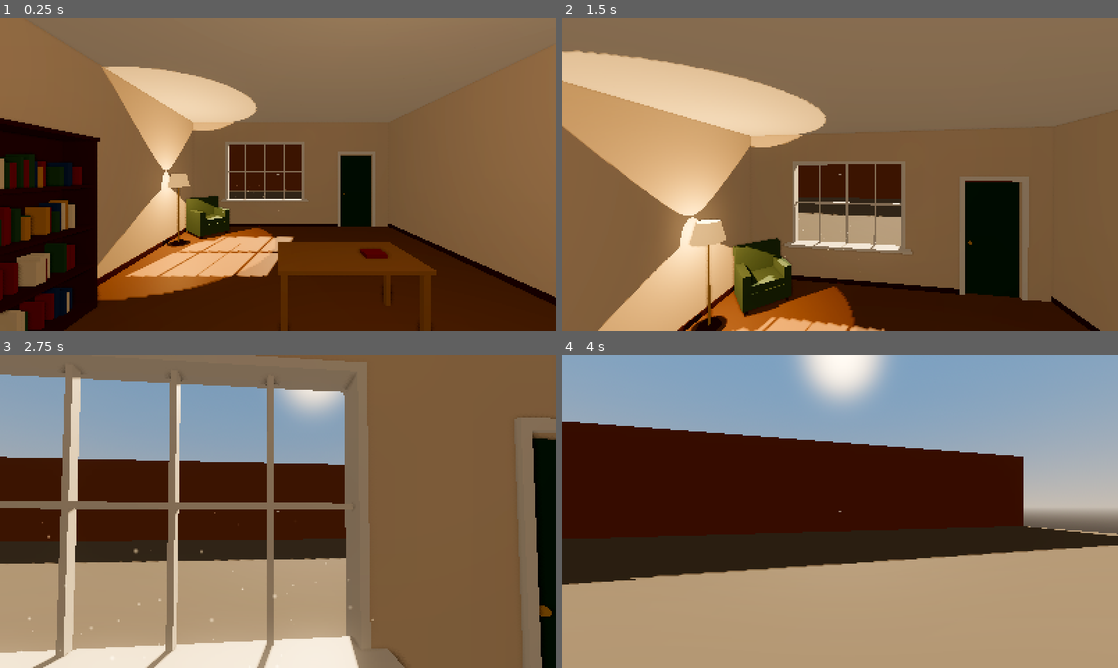
Above: before the commit, frames 1-4 (two rows, left to right).
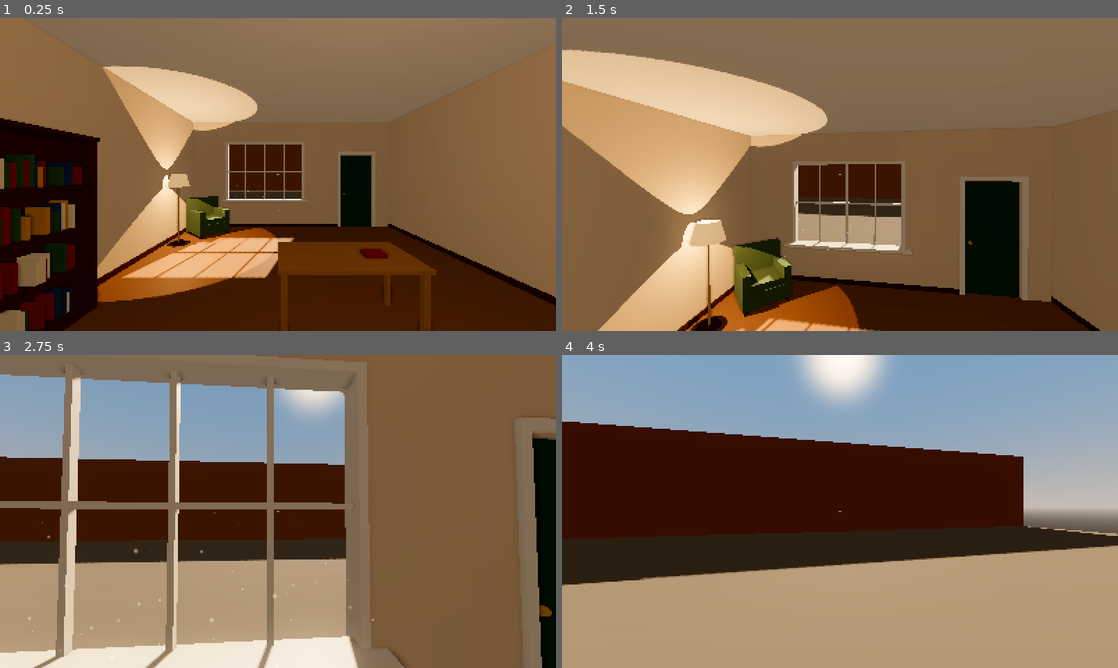
Above: after the commit, the same moments.

Repository: muschel99/Buecherei-Game
Game: Godot game, scene res://scenes/main.tscn
Same seed, same stepped clock (60 frames per second), same inputs: the game is played once before the commit and once after it.
Inputs (mouse positions are in pixels of both pictures, inside the frame that each line leads up to):
- Up to frame 1 (0.25 s): no input
- Up to frame 2 (1.5 s): tap Enter at 0.5 s; move the mouse to (867, 174) at 0.52 s; hold X (build_delete) 0.53-1.28 s; hold W (move_forward) from 0.53 s (still down); tap Space (jump) at 0.77 s; move the mouse to (812, 174) at 1.27 s; tap Shift (build_paint_all) at 1.35 s
- Up to frame 3 (2.75 s): keep holding W (move_forward); tap Space (jump) at 1.52 s; move the mouse to (289, 505) at 2.02 s; press the mouse at (289, 505) at 2.03 s
- Up to frame 4 (4 s): keep holding W (move_forward); move the mouse to (834, 517) at 2.77 s; release the mouse at (834, 517) at 2.78 s; tap Mouse wheel up (build_rotate) at 2.85 s; tap Space (jump) at 3.02, 3.77 s; move the mouse to (878, 514) at 3.52 s; hold Mouse wheel down (build_rotate_back) from 3.53 s (still down)

The runs differ from the first frame. In frame 1, 1.0% of the frame differs, in the area x 17-53%, y 15-91%; in frame 2, 1.2%, in the area x 0-61%, y 9-100%; in frame 3, 0.3%; in frame 4, 0.5%.

Commit message:
Steuerung und Leistung, Teil 4: Bildrate, Grafikqualität, sparsame Schatten, FPS-Anzeige
- Einstellungen: Bildrate begrenzen (30/60/120/unbegrenzt, Standard 60), VSync an,
  Grafikqualität Niedrig/Mittel/Hoch, Bilder pro Sekunde anzeigen (F3); alles gespeichert
- Grafikstufen zentral in GameConfig.graphics_presets
- Nur wichtige Lampen werfen Schatten (LightSource.shadow_importance), Kerzen nie
- Im Pausenmenü höchstens 30 Bilder pro Sekunde

Co-Authored-By: Claude Opus 5.5 <noreply@anthropic.com>
Claude-Session: https://claude.ai/code/session_01Keur6F3CMQBeom8RpdfucG

Diff:
--- a/project.godot
+++ b/project.godot
@@ -122,6 +122,11 @@
 "events": [Object(InputEventKey,"resource_local_to_scene":false,"resource_name":"","device":-1,"window_id":0,"alt_press …(195 unchanged characters)…
 ]
 }
+toggle_fps={
+"deadzone": 0.2,
+"events": [Object(InputEventKey,"resource_local_to_scene":false,"resource_name":"","device":-1,"window_id":0,"alt_pressed":false,"shift_pressed":false,"ctrl_pressed":false,"meta_pressed":false,"pressed":false,"keycode":0,"physical_keycode":4194334,"key_label":0,"unicode":0,"location":0,"echo":false,"script":null)
+]
+}
 
 [layer_names]
 
--- a/scenes/furniture/chandelier.tscn
+++ b/scenes/furniture/chandelier.tscn
@@ -142,6 +142,7 @@
 
 [node name="Chandelier" type="Node3D" unique_id=2116531310]
 script = ExtResource("1_84gdd")
+shadow_importance = 2
 prompt_turn_on = "Lampe einschalten"
 prompt_turn_off = "Lampe ausschalten"
 
--- a/scenes/furniture/pendant_modern.tscn
+++ b/scenes/furniture/pendant_modern.tscn
@@ -42,6 +42,7 @@
 
 [node name="PendantModern" type="Node3D" unique_id=133440862]
 script = ExtResource("1_dt8b3")
+shadow_importance = 2
 prompt_turn_on = "Lampe einschalten"
 prompt_turn_off = "Lampe ausschalten"
 
--- a/scenes/furniture/pendant_rattan.tscn
+++ b/scenes/furniture/pendant_rattan.tscn
@@ -45,6 +45,7 @@
 
 [node name="PendantRattan" type="Node3D" unique_id=1853813962]
 script = ExtResource("1_j071b")
+shadow_importance = 2
 prompt_turn_on = "Lampe einschalten"
 prompt_turn_off = "Lampe ausschalten"
 
--- a/scenes/main.tscn
+++ b/scenes/main.tscn
@@ -10,6 +10,7 @@
 [ext_resource type="Script" path="res://scripts/building/build_mode.gd" id="8_build_mode"]
 [ext_resource type="PackedScene" path="res://scenes/ui/build_ui.tscn" id="9_build_ui"]
 [ext_resource type="PackedScene" path="res://scenes/ui/style_meter.tscn" id="10_style_meter"]
+[ext_resource type="PackedScene" path="res://scenes/ui/fps_counter.tscn" id="11_fps"]
 
 [sub_resource type="ProceduralSkyMaterial" id="ProceduralSkyMaterial_sky"]
 sky_top_color = Color(0.42, 0.58, 0.78, 1)
@@ -100,6 +101,8 @@
 
 [node name="PauseMenu" parent="." instance=ExtResource("4_pause_menu")]
 
+[node name="FpsCounter" parent="." instance=ExtResource("11_fps")]
+
 [connection signal="interaction_target_changed" from="Player" to="HUD" method="_on_player_interaction_target_changed"]
 [connection signal="catalog_state_changed" from="BuildMode" to="HUD" method="_on_build_mode_catalog_state_changed"]
 [connection signal="cursor_icon_changed" from="BuildMode" to="HUD" method="_on_build_mode_cursor_icon_changed"]
--- /dev/null
+++ b/scenes/ui/fps_counter.tscn
@@ -0,0 +1,27 @@
+[gd_scene format=3]
+
+[ext_resource type="Script" path="res://scripts/ui/fps_counter.gd" id="1_fps"]
+
+[node name="FpsCounter" type="CanvasLayer"]
+process_mode = 3
+layer = 20
+script = ExtResource("1_fps")
+
+[node name="FpsLabel" type="Label" parent="."]
+unique_name_in_owner = true
+anchors_preset = 1
+anchor_left = 1.0
+anchor_right = 1.0
+offset_left = -140.0
+offset_top = 10.0
+offset_right = -14.0
+offset_bottom = 36.0
+grow_horizontal = 0
+mouse_filter = 2
+theme_override_colors/font_color = Color(1, 0.96, 0.88, 0.85)
+theme_override_colors/font_shadow_color = Color(0, 0, 0, 0.6)
+theme_override_constants/shadow_offset_x = 1
+theme_override_constants/shadow_offset_y = 1
+theme_override_font_sizes/font_size = 16
+text = "60 FPS"
+horizontal_alignment = 2
--- a/scenes/ui/pause_menu.tscn
+++ b/scenes/ui/pause_menu.tscn
@@ -130,6 +130,13 @@
 [node name="ActionRemove" type="Label" parent="ControlsPanel/VBox/KeyGrid"]
 text = "Im Gestaltungsmodus: Objekt entfernen"
 
+[node name="KeyFps" type="Label" parent="ControlsPanel/VBox/KeyGrid"]
+theme_override_colors/font_color = Color(0.96, 0.78, 0.48, 1)
+text = "F3"
+
+[node name="ActionFps" type="Label" parent="ControlsPanel/VBox/KeyGrid"]
+text = "Bilder pro Sekunde anzeigen"
+
 [node name="Key4" type="Label" parent="ControlsPanel/VBox/KeyGrid"]
 theme_override_colors/font_color = Color(0.96, 0.78, 0.48, 1)
 text = "Esc"
--- a/scripts/autoload/game_config.gd
+++ b/scripts/autoload/game_config.gd
@@ -126,6 +126,38 @@
 var autosave_delay: float = 1.5
 
 
+# --- Grafikstufen (Leistung) ---
+
+## Was die Grafikstufen Niedrig (0), Mittel (1) und Hoch (2) einschalten.
+## Welche Stufe gilt, wählt man im Spiel unter Esc → Einstellungen → Grafik.
+##   ssao            Umgebungsverdeckung (weiche Schatten in Ecken)
+##   ssao_half_size  SSAO in halber Auflösung berechnen (spart viel, sieht fast gleich aus)
+##   ssil            Indirektes Licht (Licht wird von Flächen zurückgeworfen) – sehr teuer
+##   volumetric_fog  Lichtstrahlen im Staub (z. B. am Fenster)
+##   fog_volume_size Genauigkeit der Lichtstrahlen (kleiner = schneller)
+##   msaa            Kantenglättung 0 / 2 / 4 (teurer), fxaa = einfache, günstige Glättung
+##   shadow_size     Schattenauflösung in Pixeln (größer = schärfer, teurer)
+##   soft_shadows    Weichheit der Schattenkanten 0 = hart, 1 = niedrig, 2 = mittel
+##   lamp_shadows    0 = Lampen ohne Schatten, 1 = nur wichtige Lampen (Steh- und Tischlampen),
+##                   2 = auch Deckenlampen. Kerzen und Laternen werfen nie eigene Schatten.
+##   cube_shadows    Lampenschatten in voller Qualität (6 statt 2 Durchgänge je Lampe)
+##   dust_amount     Anteil der Staubteilchen im Lichtstrahl (1 = alle)
+##   render_scale    Auflösung der 3D-Ansicht (1 = voll, 0.8 = etwas weicher, schneller)
+var graphics_presets: Array[Dictionary] = [
+	{"ssao": false, "ssao_half_size": true, "ssil": false, "volumetric_fog": false, "fog_volume_size": 48,
+		"msaa": 0, "fxaa": true, "shadow_size": 1024, "soft_shadows": 0, "lamp_shadows": 0,
+		"cube_shadows": false, "dust_amount": 0.5, "render_scale": 0.8},
+	{"ssao": true, "ssao_half_size": true, "ssil": false, "volumetric_fog": true, "fog_volume_size": 48,
+		"msaa": 0, "fxaa": true, "shadow_size": 2048, "soft_shadows": 1, "lamp_shadows": 1,
+		"cube_shadows": false, "dust_amount": 1.0, "render_scale": 1.0},
+	{"ssao": true, "ssao_half_size": false, "ssil": true, "volumetric_fog": true, "fog_volume_size": 64,
+		"msaa": 2, "fxaa": false, "shadow_size": 4096, "soft_shadows": 2, "lamp_shadows": 2,
+		"cube_shadows": true, "dust_amount": 1.0, "render_scale": 1.0},
+]
+## Höchstens so viele Bilder pro Sekunde, solange das Pausenmenü offen ist (spart Strom).
+var paused_max_fps: int = 30
+
+
 # --- Menü und Fenster ---
 
 ## Spiel automatisch pausieren, wenn das Spielfenster in den Hintergrund rückt.
--- a/scripts/autoload/settings.gd
+++ b/scripts/autoload/settings.gd
@@ -29,7 +29,16 @@
 		"type": "resolution", "default": "1600x900"},
 	{"key": "display/vsync", "section": "Bildschirm", "label": "VSync",
 		"type": "toggle", "default": true},
+	{"key": "display/max_fps", "section": "Bildschirm", "label": "Bildrate begrenzen",
+		"type": "choice", "options": ["30", "60", "120", "unbegrenzt"], "default": 1},
+	{"key": "graphics/quality", "section": "Grafik", "label": "Grafikqualität",
+		"type": "choice", "options": ["Niedrig", "Mittel", "Hoch"], "default": 1},
+	{"key": "graphics/show_fps", "section": "Grafik", "label": "Bilder pro Sekunde anzeigen (F3)",
+		"type": "toggle", "default": false},
 ]
+
+## Bildraten zur Auswahl "Bildrate begrenzen" (0 = unbegrenzt).
+const MAX_FPS_OPTIONS: Array[int] = [30, 60, 120, 0]
 
 var _values := {}
 
@@ -85,6 +94,41 @@
 		"display/vsync":
 			var vsync := DisplayServer.VSYNC_ENABLED if get_value(key) else DisplayServer.VSYNC_DISABLED
 			DisplayServer.window_set_vsync_mode(vsync)
+		"display/max_fps":
+			apply_frame_limit()
+		"graphics/quality":
+			_apply_graphics_quality()
+
+
+## Bildrate begrenzen. Im Pausenmenü zusätzlich auf GameConfig.paused_max_fps.
+func apply_frame_limit() -> void:
+	var limit := MAX_FPS_OPTIONS[clampi(int(get_value("display/max_fps")), 0, MAX_FPS_OPTIONS.size() - 1)]
+	if get_tree().paused and GameConfig.paused_max_fps > 0:
+		limit = GameConfig.paused_max_fps if limit == 0 else mini(limit, GameConfig.paused_max_fps)
+	Engine.max_fps = limit
+
+
+## Werte der gewählten Grafikstufe (siehe GameConfig.graphics_presets).
+func get_graphics_preset() -> Dictionary:
+	var level := clampi(int(get_value("graphics/quality")), 0, GameConfig.graphics_presets.size() - 1)
+	return GameConfig.graphics_presets[level]
+
+
+## Alles, was nicht zu einer bestimmten Szene gehört: Schattenauflösung, Kantenglättung,
+## 3D-Auflösung. Umgebung (SSAO, Nebel …) und Lampen reagieren selbst auf setting_changed.
+func _apply_graphics_quality() -> void:
+	var preset := get_graphics_preset()
+	var viewport := get_tree().root
+	var size: int = preset.shadow_size
+	RenderingServer.directional_shadow_atlas_set_size(size, true)
+	viewport.positional_shadow_atlas_size = size
+	var filter: int = [RenderingServer.SHADOW_QUALITY_HARD, RenderingServer.SHADOW_QUALITY_SOFT_LOW,
+		RenderingServer.SHADOW_QUALITY_SOFT_MEDIUM][clampi(preset.soft_shadows, 0, 2)]
+	RenderingServer.directional_soft_shadow_filter_set_quality(filter)
+	RenderingServer.positional_soft_shadow_filter_set_quality(filter)
+	viewport.msaa_3d = {0: Viewport.MSAA_DISABLED, 2: Viewport.MSAA_2X, 4: Viewport.MSAA_4X}.get(int(preset.msaa), Viewport.MSAA_DISABLED)
+	viewport.screen_space_aa = Viewport.SCREEN_SPACE_AA_FXAA if preset.fxaa else Viewport.SCREEN_SPACE_AA_DISABLED
+	viewport.scaling_3d_scale = preset.render_scale
 
 
 ## Vollbild nutzt die Auflösung des Bildschirms; im Fenster gilt die gewählte Auflösung.
--- a/scripts/main.gd
+++ b/scripts/main.gd
@@ -1,7 +1,32 @@
 extends Node3D
-## Hauptszene. Lädt beim Start den gespeicherten Spielstand (falls vorhanden).
+## Hauptszene. Lädt beim Start den gespeicherten Spielstand (falls vorhanden) und
+## stellt die Effekte der Umgebung passend zur gewählten Grafikstufe ein.
+
+@onready var _environment: Environment = $WorldEnvironment.environment
+@onready var _dust: GPUParticles3D = $GroundFloorRoom/WindowDust
+
+var _dust_amount: int = 0
 
 
 func _ready() -> void:
+	_dust_amount = _dust.amount
+	_apply_graphics_quality()
+	Settings.setting_changed.connect(_on_setting_changed)
 	# Alle Knoten der Szene sind jetzt bereit – also können sie ihre Daten übernehmen
 	SaveManager.load_game()
+
+
+func _on_setting_changed(key: String, _value: Variant) -> void:
+	if key == "graphics/quality":
+		_apply_graphics_quality()
+
+
+## Aufwändige Effekte je nach Grafikstufe (Werte in GameConfig.graphics_presets).
+func _apply_graphics_quality() -> void:
+	var preset := Settings.get_graphics_preset()
+	_environment.ssao_enabled = preset.ssao
+	_environment.ssil_enabled = preset.ssil
+	_environment.volumetric_fog_enabled = preset.volumetric_fog
+	RenderingServer.environment_set_ssao_quality(RenderingServer.ENV_SSAO_QUALITY_MEDIUM, preset.ssao_half_size, 0.5, 2, 50.0, 300.0)
+	RenderingServer.environment_set_volumetric_fog_volume_size(preset.fog_volume_size, preset.fog_volume_size)
+	_dust.amount = maxi(1, roundi(_dust_amount * preset.dust_amount))
--- a/scripts/objects/light_source.gd
+++ b/scripts/objects/light_source.gd
@@ -25,8 +25,18 @@
 ## Hinweistext zum Ausschalten (leer = Standardtext).
 @export var prompt_turn_off: String = ""
 
+enum ShadowImportance {
+	NONE,  ## Wirft nie Schatten
+	IMPORTANT,  ## Wirft ab Grafikstufe "Mittel" Schatten (z. B. Stehlampen)
+	OPTIONAL,  ## Wirft nur bei Grafikstufe "Hoch" Schatten (z. B. Deckenlampen)
+}
+## Wie wichtig die Schatten dieser Lampe sind (Schatten kosten viel Rechenleistung).
+## Lichter, die in der Szene ohne Schatten angelegt sind (Kerzen), bleiben immer ohne.
+@export var shadow_importance: ShadowImportance = ShadowImportance.IMPORTANT
+
 var _lights: Array[Light3D] = []
 var _light_energy: Array[float] = []
+var _light_has_shadow: Array[bool] = []
 var _glow_meshes: Array[MeshInstance3D] = []
 var _glow_materials: Array[StandardMaterial3D] = []
 var _glow_energy: Array[float] = []
@@ -40,6 +50,7 @@
 	for node in find_children("*", "Light3D", true, false):
 		_lights.append(node)
 		_light_energy.append(node.light_energy)
+		_light_has_shadow.append(node.shadow_enabled)
 	for node in find_children("*", "MeshInstance3D", true, false):
 		var material := node.material_override as StandardMaterial3D
 		if material and material.emission_enabled:
@@ -57,6 +68,27 @@
 				_interactable.interacted.connect(_on_interactable_interacted)
 			break
 	_apply_state(false)
+	_apply_shadow_quality()
+	Settings.setting_changed.connect(_on_setting_changed)
+
+
+func _on_setting_changed(key: String, _value: Variant) -> void:
+	if key == "graphics/quality":
+		_apply_shadow_quality()
+
+
+## Schatten je nach Grafikstufe: nur wichtige Lampen, und günstigere Schattenart.
+func _apply_shadow_quality() -> void:
+	var preset := Settings.get_graphics_preset()
+	var level: int = preset.lamp_shadows
+	var allowed := shadow_importance != ShadowImportance.NONE and int(shadow_importance) <= level
+	for i in _lights.size():
+		_lights[i].shadow_enabled = _light_has_shadow[i] and allowed
+		if _lights[i] is OmniLight3D:
+			# Würfel = 6 Durchgänge je Lampe, Doppel-Paraboloid = 2 (etwas ungenauer)
+			# (der einfache Renderer "Compatibility" kennt nur Würfel-Schatten)
+			var cube: bool = preset.cube_shadows or RenderingServer.get_current_rendering_method() == "gl_compatibility"
+			_lights[i].omni_shadow_mode = OmniLight3D.SHADOW_CUBE if cube else OmniLight3D.SHADOW_DUAL_PARABOLOID
 
 
 ## Elektrische Lampe? (nur die schaltet der Lichtschalter, siehe GameConfig)
--- /dev/null
+++ b/scripts/ui/fps_counter.gd
@@ -0,0 +1,33 @@
+extends CanvasLayer
+## Kleine Anzeige der Bilder pro Sekunde (FPS) oben rechts – zum Testen, wie flüssig
+## das Spiel läuft. Ein- und ausschalten mit F3 oder unter Esc → Einstellungen.
+
+@onready var _label: Label = %FpsLabel
+
+var _time_since_update := 0.0
+
+
+func _ready() -> void:
+	visible = bool(Settings.get_value("graphics/show_fps"))
+	Settings.setting_changed.connect(_on_setting_changed)
+
+
+func _unhandled_input(event: InputEvent) -> void:
+	if event.is_action_pressed("toggle_fps"):
+		Settings.set_value("graphics/show_fps", not bool(Settings.get_value("graphics/show_fps")))
+		get_viewport().set_input_as_handled()
+
+
+func _process(delta: float) -> void:
+	if not visible:
+		return
+	# Nur zweimal pro Sekunde auffrischen, damit die Zahl ruhig lesbar bleibt
+	_time_since_update += delta
+	if _time_since_update >= 0.5:
+		_time_since_update = 0.0
+		_label.text = "%d FPS" % Engine.get_frames_per_second()
+
+
+func _on_setting_changed(key: String, value: Variant) -> void:
+	if key == "graphics/show_fps":
+		visible = bool(value)
--- a/scripts/ui/pause_menu.gd
+++ b/scripts/ui/pause_menu.gd
@@ -40,12 +40,14 @@
 	show()
 	_show_main_panel()
 	get_tree().paused = true
+	Settings.apply_frame_limit()  # im Pausenmenü weniger Bilder pro Sekunde (spart Strom)
 	Input.mouse_mode = Input.MOUSE_MODE_VISIBLE
 
 
 func resume() -> void:
 	hide()
 	get_tree().paused = false
+	Settings.apply_frame_limit()
 	# Maus so einstellen, wie es das gerade Geöffnete braucht (z. B. Katalog = Mauszeiger sichtbar)
 	MenuStack.restore_mouse_mode()
 
--- a/scripts/ui/settings_panel.gd
+++ b/scripts/ui/settings_panel.gd
@@ -24,8 +24,14 @@
 	_back_button.pressed.connect(func() -> void: back_requested.emit())
 
 
-## Beim Öffnen: Werte auffrischen und den Zurück-Knopf auswählen.
+## Beim Öffnen: Werte auffrischen (z. B. nach F3) und den Zurück-Knopf auswählen.
 func open() -> void:
+	for child in _rows.get_children():
+		_rows.remove_child(child)
+		child.queue_free()
+	_resolution_button = null
+	_window_mode_button = null
+	_build()
 	show()
 	_refresh_resolution()
 	_back_button.grab_focus()
Not shown, added: scripts/ui/fps_counter.gd.uid
